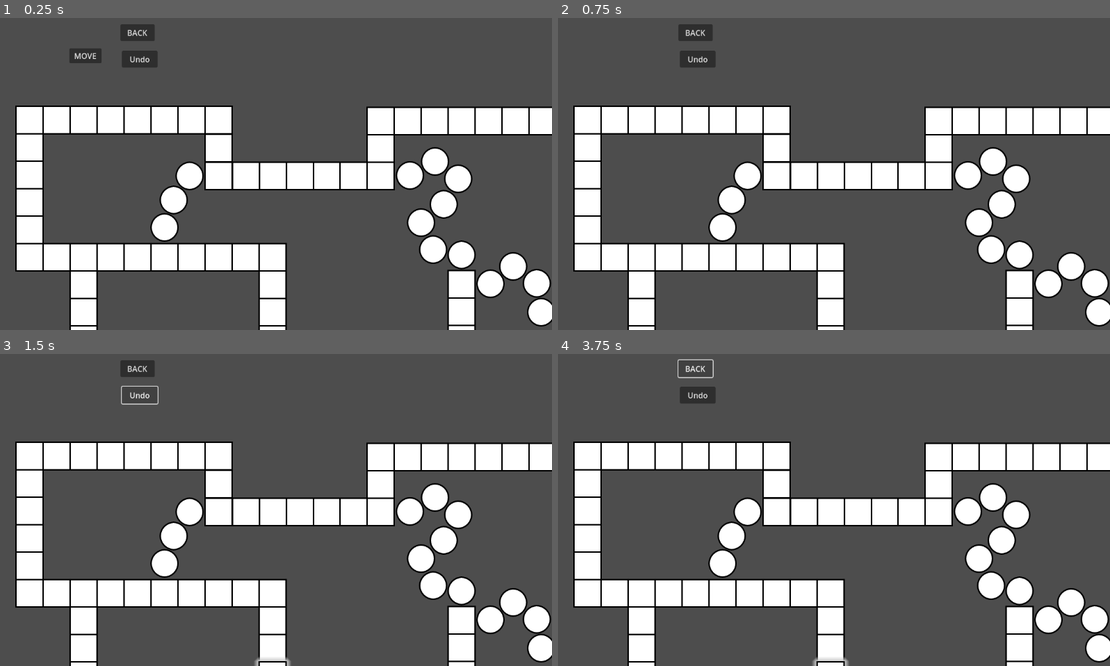
Above: before the commit, frames 1-4 (two rows, left to right).
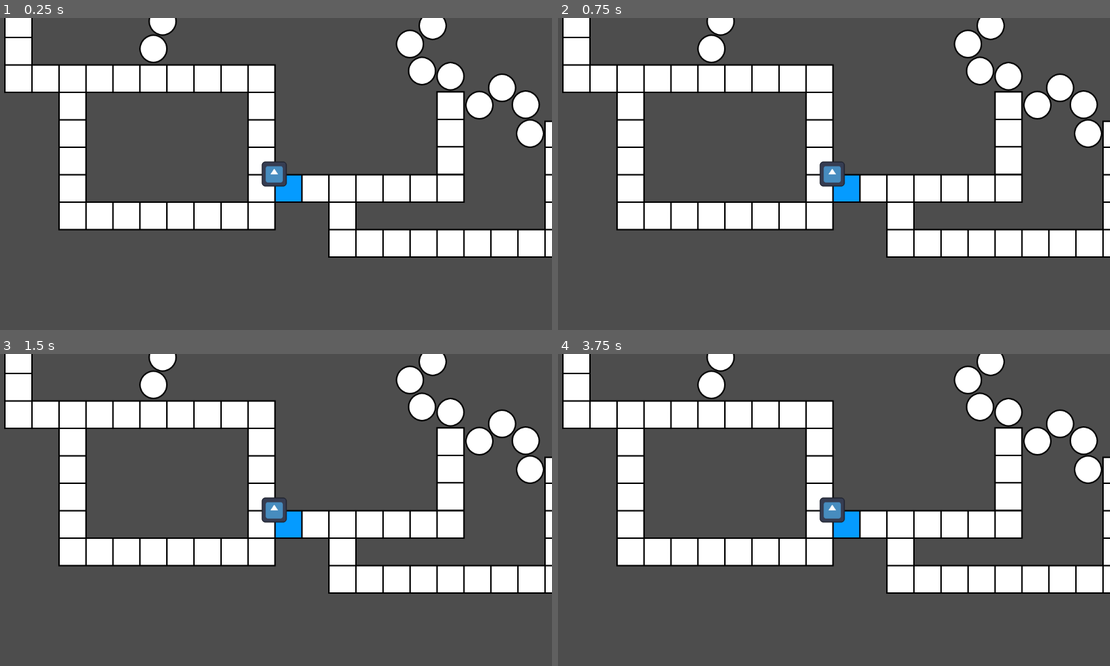
Above: after the commit, the same moments.

Repository: hfxbse/mparty
Game: Godot game, scene res://main/main.tscn
Same seed, same stepped clock (60 frames per second), same inputs: the game is played once before the commit and once after it. The engine's default icon, where the game draws it, is replaced by a stand-in: a white triangle on a blue panel in a dark square.
Inputs (mouse positions are in pixels of both pictures, inside the frame that each line leads up to):
- Up to frame 1 (0.25 s): no input
- Up to frame 2 (0.75 s): click (640, 55) at 0.5 s, where only the run before the commit has a clickable "MOVE"
- Up to frame 3 (1.5 s): click (138, 394) at 1.25 s, where only the run before the commit has a clickable "Undo"
- Up to frame 4 (3.75 s): click (696, 394) at 2 s, where only the run before the commit has a clickable "Undo"; click (696, 394) at 2.75 s, where only the run before the commit has a clickable "Undo"; click (696, 369) at 3.5 s, where only the run before the commit has a clickable "BACK"

The runs differ from the first frame. In frame 1, 43% of the frame differs, in the area x 0-100%, y 0-100%; in frame 2, 43%; in frame 3, 42%; in frame 4, 42%.

Commit message:
Add Player and Map Camera

Diff:
--- a/player/player.tscn
+++ b/player/player.tscn
@@ -10,3 +10,5 @@
 [node name="Sprite2D" type="Sprite2D" parent="."]
 scale = Vector2(0.4, 0.4)
 texture = ExtResource("2_br2sk")
+
+[node name="PlayerCamera" type="Camera2D" parent="."]
--- a/project.godot
+++ b/project.godot
@@ -15,6 +15,10 @@
 config/features=PackedStringArray("4.0", "GL Compatibility")
 config/icon="res://player/icon.svg"
 
+[dotnet]
+
+project/assembly_name="mparty"
+
 [editor]
 
 version_control/plugin_name="GitPlugin"
